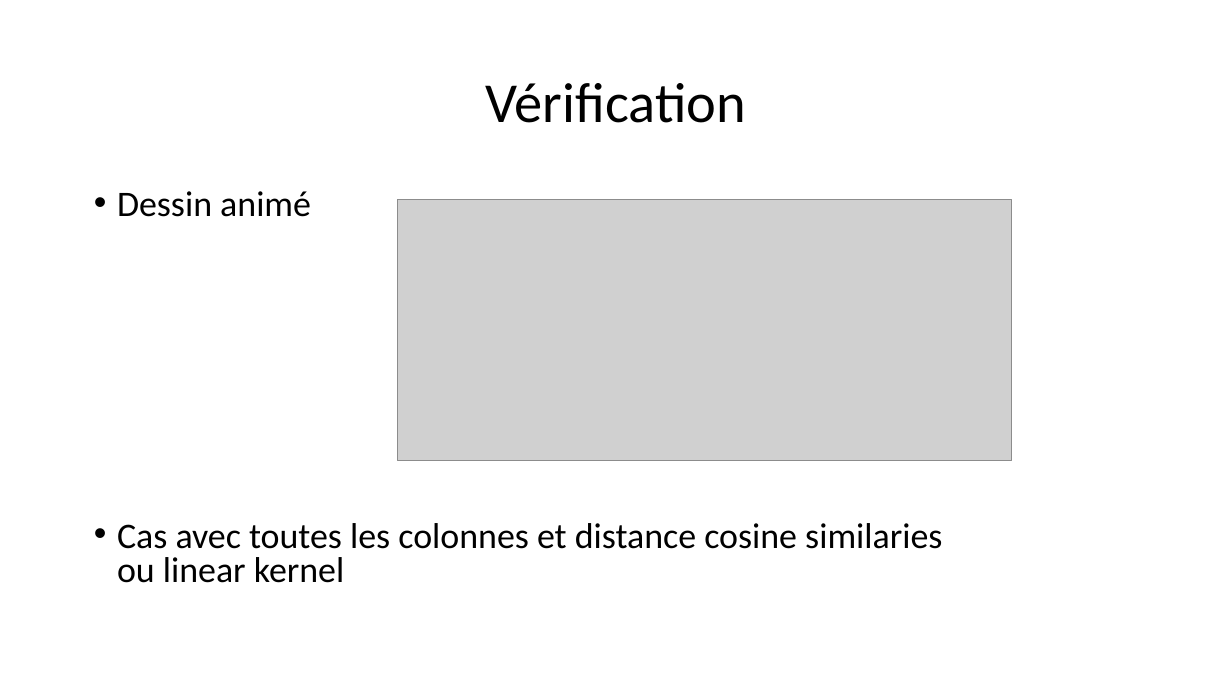
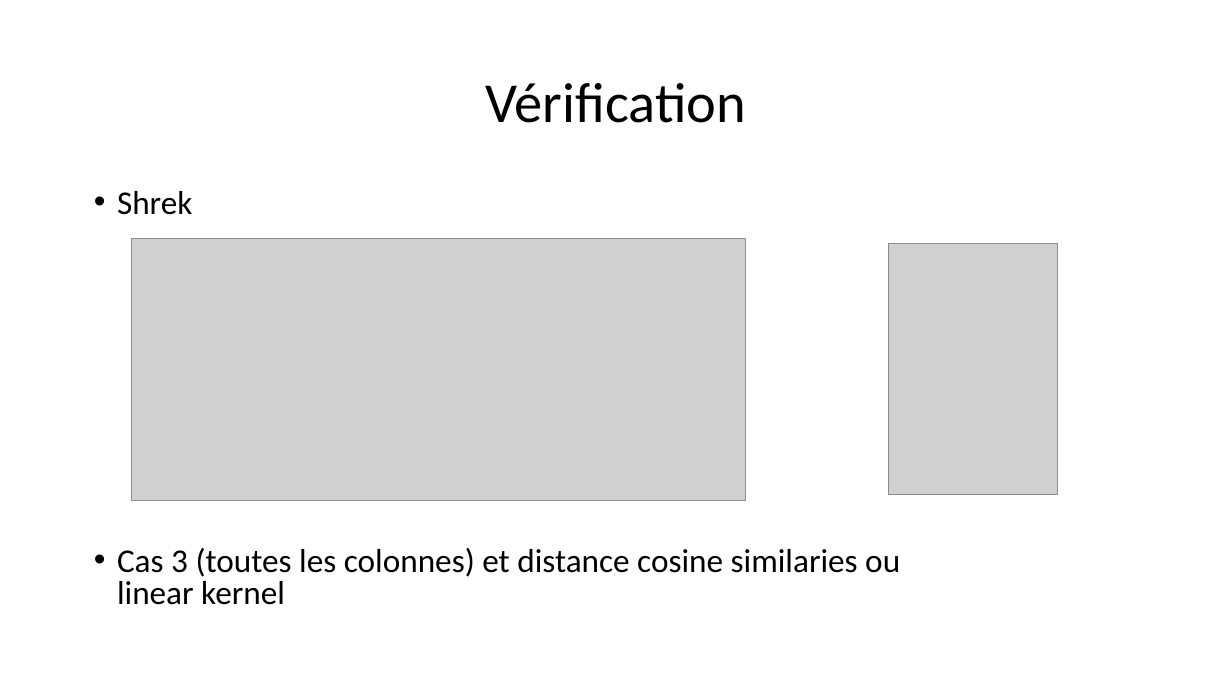
Before and after one commit to morganscao/Projet3, a slide deck: slide 31 of Rapport/Moteur de recommandations de films.pptx (slide 30 before the commit). Drawn at 1232x693 pixels with LibreOffice and Linux fonts; fonts in the diff are those of the drawing; grey boxes stand for pictures. Boxes give left, top, right and bottom in pixels: in the first picture for what was removed or moved away, otherwise in the second. Text is boxed around its words. In the diff, an @@ line names an element or a change of style, - is before the commit and + after.

```diff
--- a/Rapport/Moteur de recommandations de films.pptx
+++ b/Rapport/Moteur de recommandations de films.pptx
@@ text at box(117, 191, 900, 605): text changed; size 28 to 25.9 pt @@
-• Dessin animé
-• Cas avec toutes les colonnes et distance cosine similaries ou linear kernel
+• Shrek
+• Cas 3 (toutes les colonnes) et distance cosine similaries ou linear kernel
@@ picture: place and size @@
-picture at box(397, 200, 1012, 461)
+picture at box(131, 239, 746, 501)
@@ picture added at box(889, 244, 1057, 494) @@
```
Also in this commit, not shown: 10 other slides changed, 2 slides added, 1 other file.
